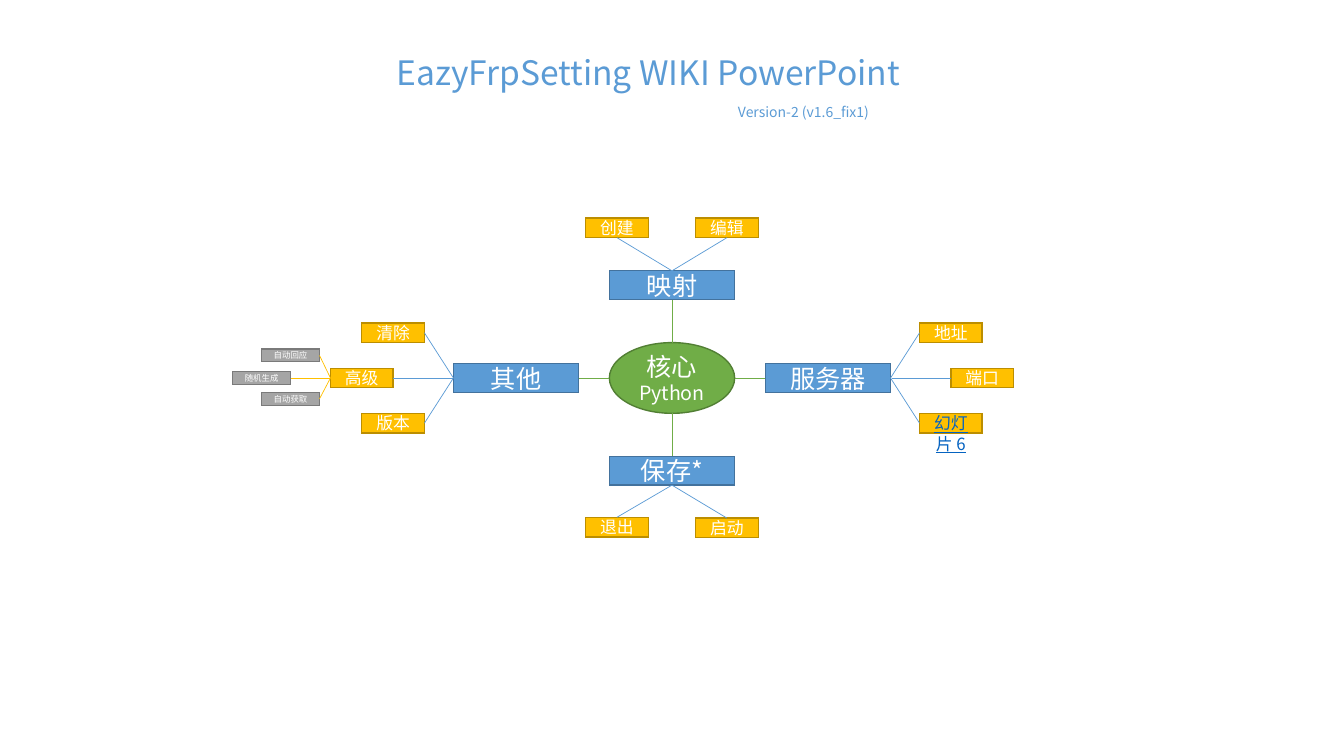
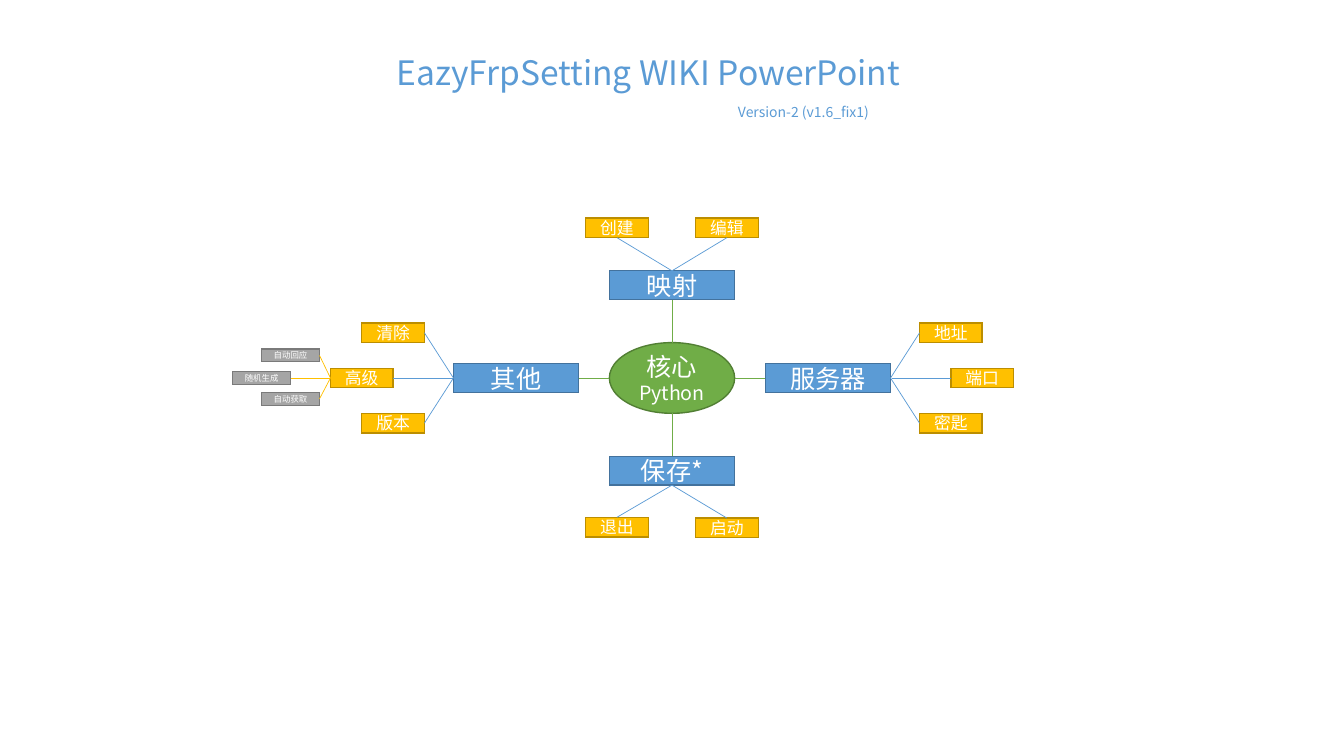
Before and after one commit to LyceenAiro/EazyFrpSetting, a slide deck: slide 1 of wiki.pptx. Drawn at 1344x756 pixels with LibreOffice and Linux fonts; fonts in the diff are those of the drawing. Boxes give left, top, right and bottom in pixels: in the first picture for what was removed or moved away, otherwise in the second. Text is boxed around its words. In the diff, an @@ line names an element or a change of style, - is before the commit and + after.

```diff
--- a/wiki.pptx
+++ b/wiki.pptx
@@ text in rectangle at box(934, 412, 968, 434): text changed; text colour #0563C1 to #FFFFFF @@
-密匙幻灯片 6
+密匙
```
Also in this commit, not shown: 1 other slide changed, 3 slides added.
